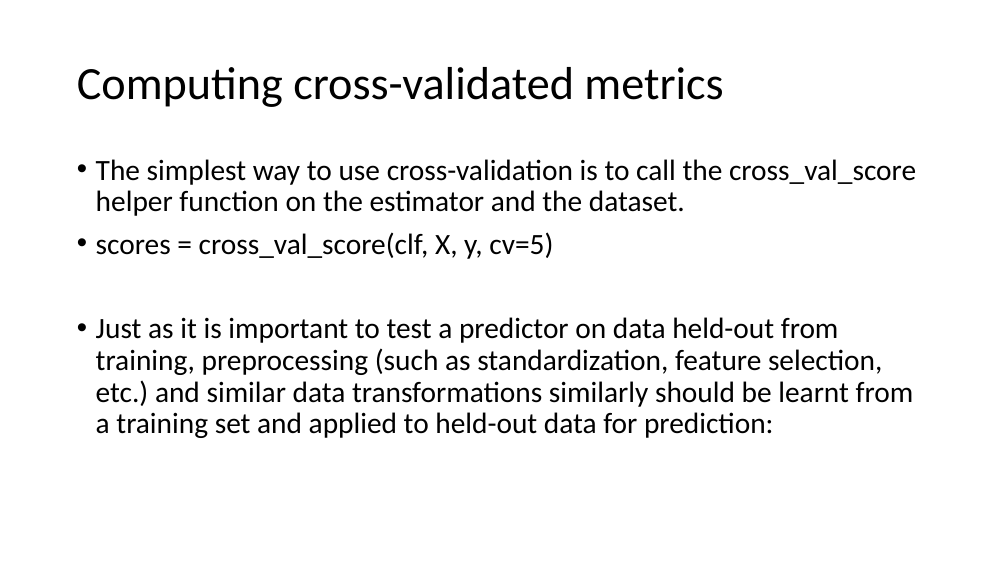
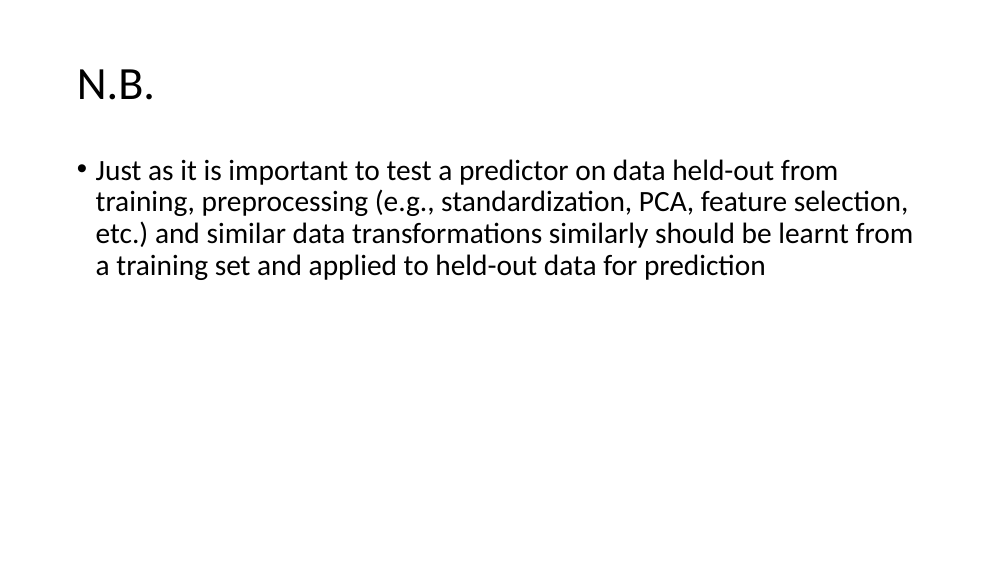
Before and after one commit to FranzGH/IoT_ML, a slide deck: slide 7 of Model selection.pptx. Drawn at 1008x567 pixels with LibreOffice and Linux fonts; fonts in the diff are those of the drawing. Boxes give left, top, right and bottom in pixels: in the first picture for what was removed or moved away, otherwise in the second. Text is boxed around its words. In the diff, an @@ line names an element or a change of style, - is before the commit and + after.

```diff
--- a/Model selection.pptx
+++ b/Model selection.pptx
@@ title at (77,69,155,100): text changed @@
-Computing cross-validated metrics
+N.B.
@@ text at (96,159,914,280): text changed @@
-• The simplest way to use cross-validation is to call the cross_val_score helper function on the estimator and the dataset.
-• scores = cross_val_score(clf, X, y, cv=5)
-• Just as it is important to test a predictor on data held-out from training, preprocessing (such as standardization, feature selection, etc.) and similar data transformations similarly should be learnt from a training set and applied to held-out data for prediction:
+• Just as it is important to test a predictor on data held-out from training, preprocessing (e.g., standardization, PCA, feature selection, etc.) and similar data transformations similarly should be learnt from a training set and applied to held-out data for prediction
```
Also in this commit, not shown: 3 other slides changed, 6 other files.
